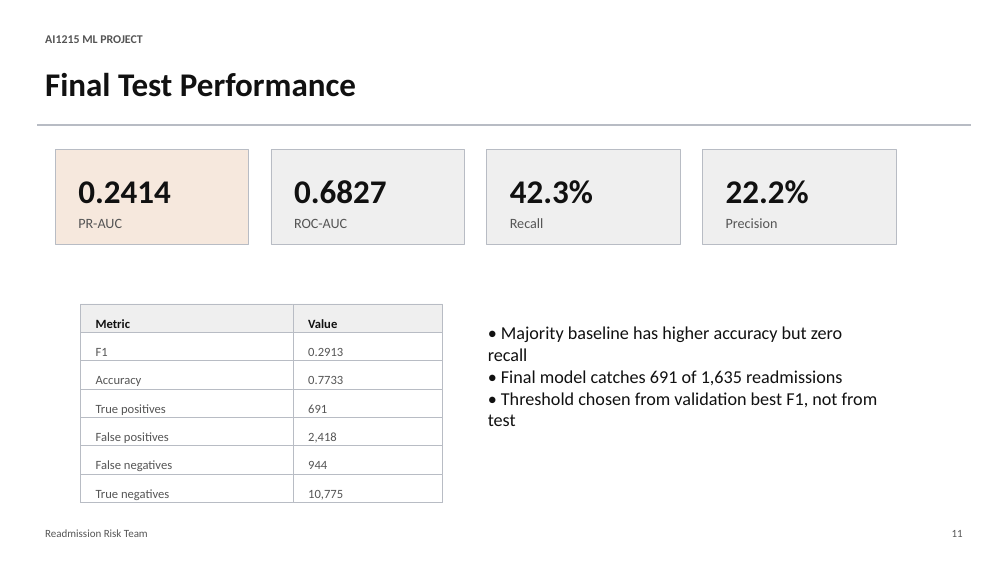
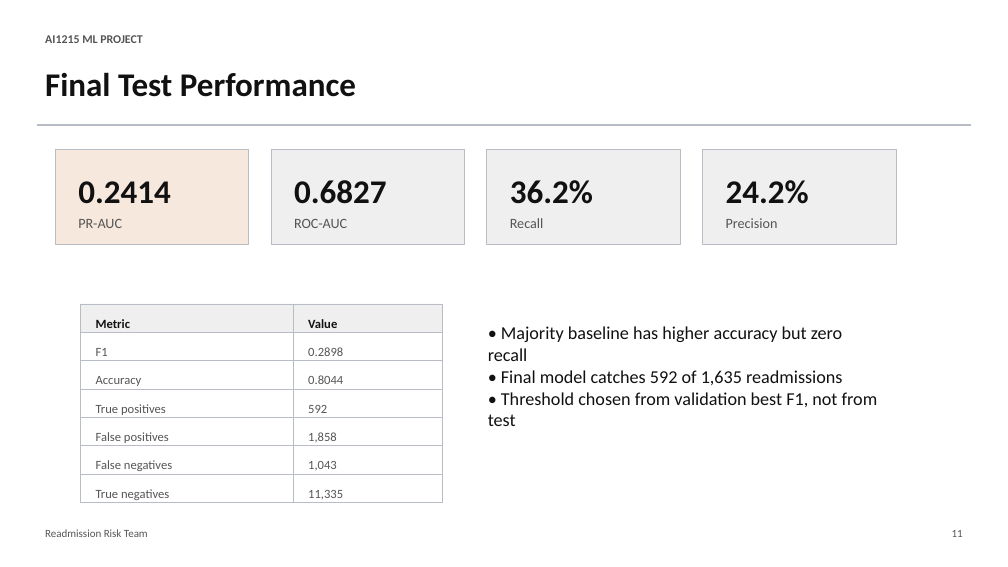
Before and after one commit to blackeyh/mlproject, a slide deck: slide 11 of final_report_package/AI1215_Final_Presentation.pptx. Drawn at 1008x567 pixels with LibreOffice and Linux fonts; fonts in the diff are those of the drawing. Boxes give left, top, right and bottom in pixels: in the first picture for what was removed or moved away, otherwise in the second. Text is boxed around its words. In the diff, an @@ line names an element or a change of style, - is before the commit and + after.

```diff
--- a/final_report_package/AI1215_Final_Presentation.pptx
+++ b/final_report_package/AI1215_Final_Presentation.pptx
@@ text at box(510, 180, 593, 204): text changed @@
-42.3%
+36.2%
@@ text at box(726, 180, 809, 204): text changed @@
-22.2%
+24.2%
@@ text at box(308, 347, 343, 356): text changed @@
-0.2913
+0.2898
@@ text at box(308, 375, 343, 384): text changed @@
-0.7733
+0.8044
@@ text at box(501, 370, 842, 385): text changed @@
-• Final model catches 691 of 1,635 readmissions
+• Final model catches 592 of 1,635 readmissions
@@ text at box(308, 405, 327, 413): text changed @@
-691
+592
@@ text at box(308, 432, 337, 443): text changed @@
-2,418
+1,858
@@ text at box(308, 461, 337, 471): text changed @@
-944
+1,043
@@ text at box(308, 490, 343, 499): text changed @@
-10,775
+11,335
```
Also in this commit, not shown: 1 other slide changed, 14 other files.
